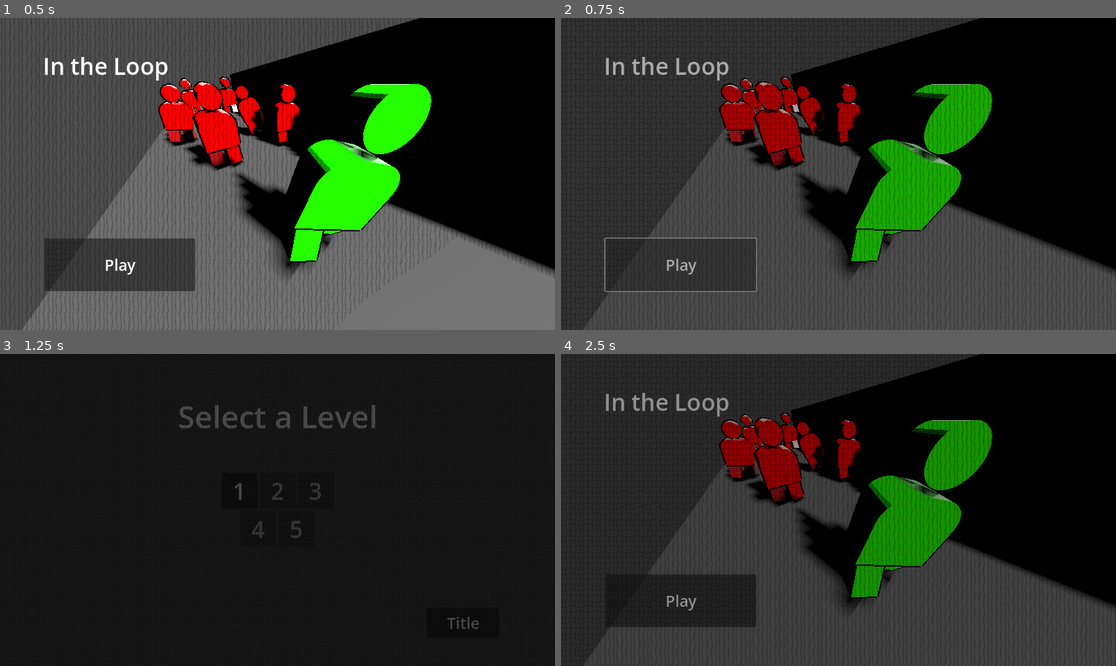
Above: before the commit, frames 1-4 (two rows, left to right).
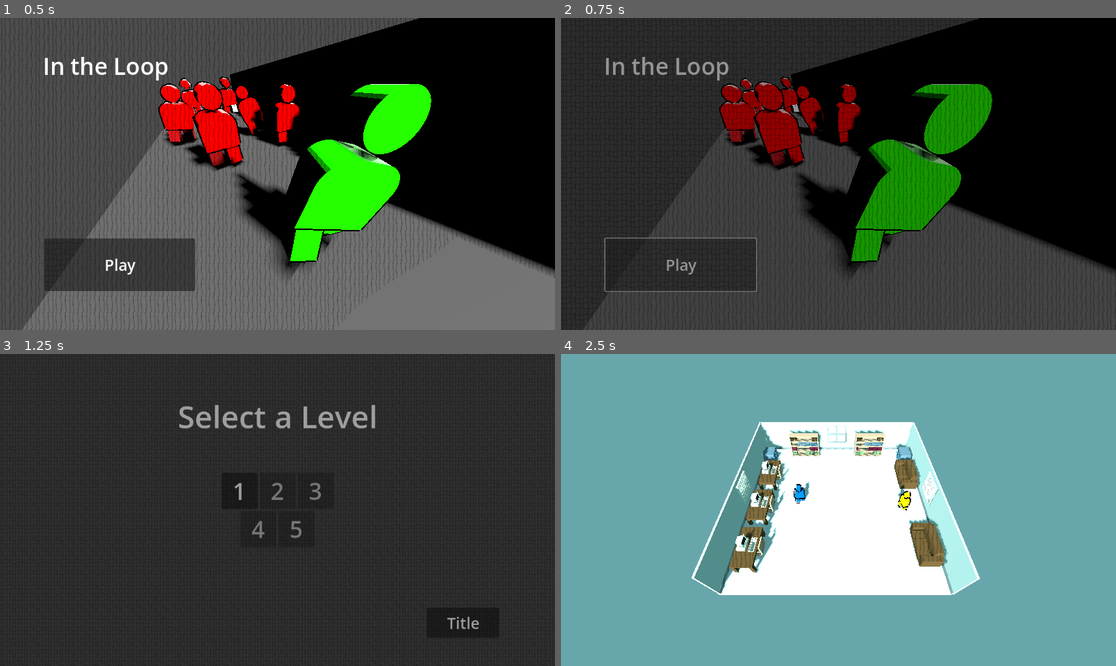
Above: after the commit, the same moments.

Repository: NewspaperTheCat/GMTK2025
Game: Godot game, scene res://Navigation/game_controller.tscn
Two runs of this game, one before a commit and one after it. Both use one fixed random seed, a clock stepped at 60 frames per second and the inputs below.
Inputs (mouse positions are in pixels of both pictures, inside the frame that each line leads up to):
- Up to frame 1 (0.5 s): no input
- Up to frame 2 (0.75 s): click "Play" at 0.5 s
- Up to frame 3 (1.25 s): no input
- Up to frame 4 (2.5 s): click "1" at 1.25 s; click (1021, 622) at 2 s, where only the run before the commit has a clickable "Title"

Frame 1 is identical in both runs. In frame 2, less than 0.1% of the frame differs, in the area x 10-67%, y 14-82%; in frame 3, 31%; in frame 4, 100%, in the area x 0-100%, y 0-100%.

Commit message:
TransitionWoosh implemented

Diff:
--- a/Navigation/game_controller.gd
+++ b/Navigation/game_controller.gd
@@ -1,92 +1,36 @@
 class_name GameController extends Node
 
-@onready var world_3d: Node3D = $World3D
-@onready var world_2d: Node2D = $World2D
-@onready var gui: Control = $GUI
+@onready var world = $World
 @onready var transition_controller: TransitionController = $TransitionController
 
-var current_3d_scene
-var current_2d_scene
-var current_gui_scene
+var current_scene
 
 func _ready() -> void:
 	Global.game_controller = self
-	current_gui_scene = $GUI/Title
+	current_scene = $World/Title
 
-func change_gui_scene(new_scene: String,
+func change_scene(
+	new_scene: String,
 	delete: bool = true,
 	keep_running: bool = false,
 	transition: bool = true,
 	transition_in: String = "Fade In",
 	transition_out: String = "Fade Out",
-	seconds: float = 1.0
-) -> void:
-	if transition:
-		transition_controller.transition(transition_out, seconds)
-		await transition_controller.animation_player.animation_finished
-
-	if current_gui_scene != null:
-		if delete:
-			current_gui_scene.queue_free()
-		elif keep_running:
-			current_gui_scene.visible = false
-		else:
-			gui.remove_child(current_gui_scene)
-	if new_scene != "blank":
-		var new = load(new_scene).instantiate()
-		gui.add_child(new)
-		current_gui_scene = new
-
-	if transition: transition_controller.transition(transition_in, seconds)
-
-func change_2d_scene(new_scene: String,
-	delete: bool = true,
-	keep_running: bool = false,
-	transition: bool = true,
-	transition_in: String = "Fade In",
-	transition_out: String = "Fade Out",
-	seconds: float = 1.0
-) -> void:
-	if transition:
-		transition_controller.transition(transition_out, seconds)
-		await transition_controller.animation_player.animation_finished
-
-	if current_2d_scene != null:
-		if delete:
-			current_2d_scene.queue_free()
-		elif keep_running:
-			current_2d_scene.visible = false
-		else:
-			gui.remove_child(current_2d_scene)
-	if new_scene != "blank":
-		var new = load(new_scene).instantiate()
-		gui.add_child(new)
-		current_2d_scene = new
-
-	if transition: transition_controller.transition(transition_in, seconds)
-
-func change_3d_scene(
-	new_scene: String,
-	delete: bool = true,
-	keep_running: bool = false,
-	transition: bool = true,
-	transition_in: String = "Fade In",
-	transition_out: String = "Fade Out"
 ) -> void:
 	if transition:
 		transition_controller.transition(transition_out)
 		await transition_controller.animation_player.animation_finished
 
-	if current_3d_scene != null:
+	if current_scene != null:
 		if delete:
-			current_3d_scene.queue_free()
+			current_scene.queue_free()
 		elif keep_running:
-			current_3d_scene.visible = false
+			current_scene.visible = false
 		else:
-			gui.remove_child(current_3d_scene)
+			world.remove_child(current_scene)
 	if new_scene != "blank":
 		var new = load(new_scene).instantiate()
-		gui.add_child(new)
-		current_3d_scene = new
+		world.add_child(new)
+		current_scene = new
 
 	if transition: transition_controller.transition(transition_in)
--- a/Navigation/game_controller.tscn
+++ b/Navigation/game_controller.tscn
@@ -15,11 +15,7 @@
 grow_vertical = 2
 script = ExtResource("1_3iy47")
 
-[node name="World3D" type="Node3D" parent="."]
-
-[node name="World2D" type="Node2D" parent="."]
-
-[node name="GUI" type="Control" parent="."]
+[node name="World" type="Control" parent="."]
 layout_mode = 1
 anchors_preset = 15
 anchor_right = 1.0
@@ -27,7 +23,7 @@
 grow_horizontal = 2
 grow_vertical = 2
 
-[node name="Title" parent="GUI" instance=ExtResource("2_alenl")]
+[node name="Title" parent="World" instance=ExtResource("2_alenl")]
 layout_mode = 1
 
 [node name="TransitionController" parent="." instance=ExtResource("3_alenl")]
--- a/Navigation/scene_redirector.gd
+++ b/Navigation/scene_redirector.gd
@@ -1,14 +1,10 @@
 class_name SceneRedirect extends Node
 
 func _to_title():
-	Global.game_controller.change_gui_scene("res://Navigation/title.tscn")
-	Global.game_controller.change_3d_scene("blank")
+	Global.game_controller.change_scene("res://Navigation/title.tscn")
 
 func _to_select():
-	Global.game_controller.change_gui_scene("res://Navigation/level_select.tscn")
-	Global.game_controller.change_3d_scene("blank")
+	Global.game_controller.change_scene("res://Navigation/level_select.tscn")
 
-func _to_level(lvl: int = 1):
-	print("moving to level")
-	Global.game_controller.change_3d_scene("res://Navigation/Levels/Level" + str(lvl) + ".tscn")
-	Global.game_controller.change_gui_scene("blank")
+func _to_level(lvl: int):
+	Global.game_controller.change_scene("res://Navigation/Levels/Level" + str(lvl) + ".tscn")
--- a/Navigation/transition_controller.gd
+++ b/Navigation/transition_controller.gd
@@ -2,6 +2,10 @@
 
 @onready var color_rect: ColorRect = $ColorRect
 @onready var animation_player: AnimationPlayer = $AnimationPlayer
+@onready var audio_stream_player: AudioStreamPlayer = $AudioStreamPlayer
 
-func transition(animation: String, seconds: float = .5):
+func transition(animation: String, seconds: float = .4):
 	animation_player.play(animation, -1.0, 1 / seconds)
+	if "Out" in animation:
+		audio_stream_player.pitch_scale = randf_range(.7, 1.3)
+		audio_stream_player.play()
--- a/Navigation/transition_controller.tscn
+++ b/Navigation/transition_controller.tscn
@@ -1,6 +1,7 @@
-[gd_scene load_steps=6 format=3 uid="uid://dhkf2waclclh"]
+[gd_scene load_steps=7 format=3 uid="uid://dhkf2waclclh"]
 
 [ext_resource type="Script" uid="uid://c76hxkahxvx6v" path="res://Navigation/transition_controller.gd" id="1_0r2wm"]
+[ext_resource type="AudioStream" uid="uid://ptqqth4yuhlx" path="res://Audio/SFX/TransitionWoosh.wav" id="2_8c4av"]
 
 [sub_resource type="Animation" id="Animation_soqow"]
 resource_name = "Fade In"
@@ -78,3 +79,6 @@
 libraries = {
 &"": SubResource("AnimationLibrary_i1fhm")
 }
+
+[node name="AudioStreamPlayer" type="AudioStreamPlayer" parent="."]
+stream = ExtResource("2_8c4av")
Not shown, added: Audio/SFX/TransitionWoosh.wav.import
Not shown, added: Audio/SFX/TransitionWoosh.wav
